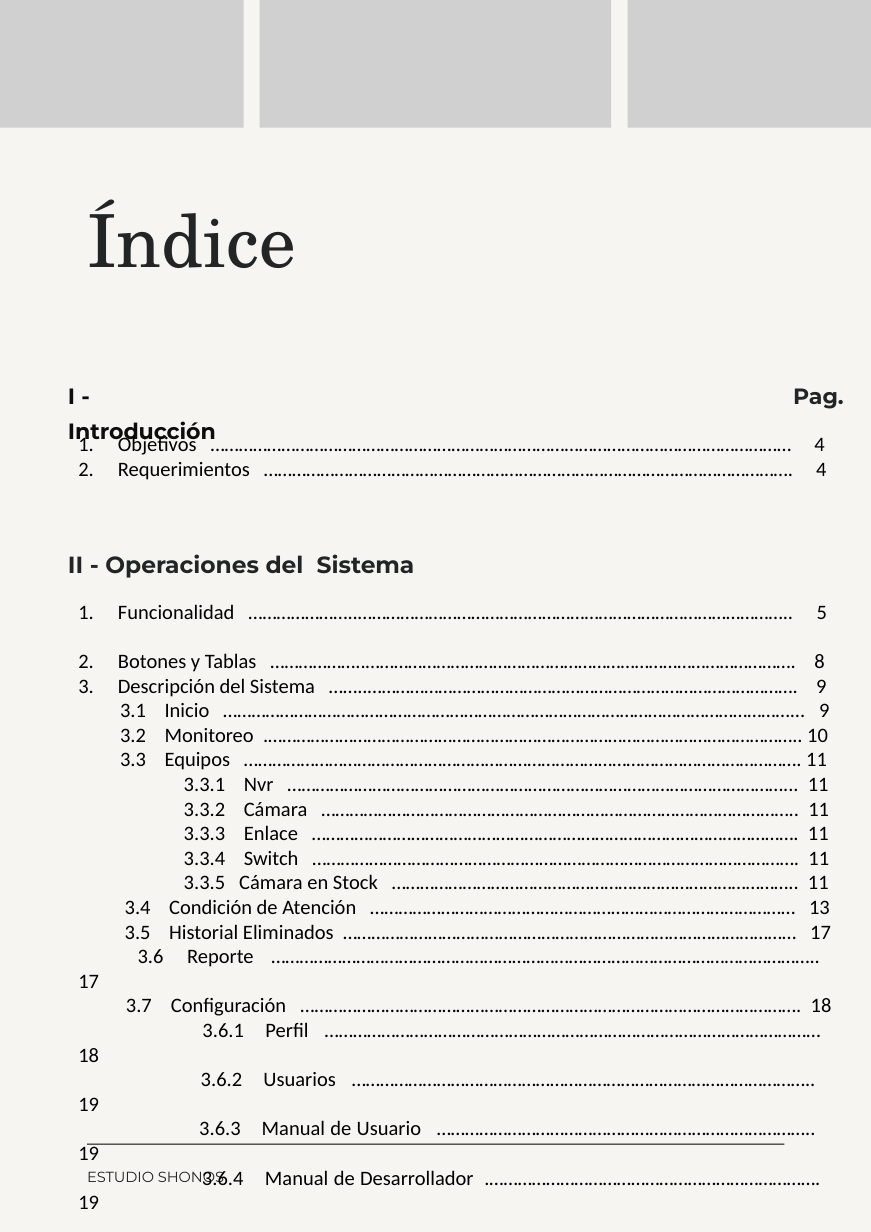
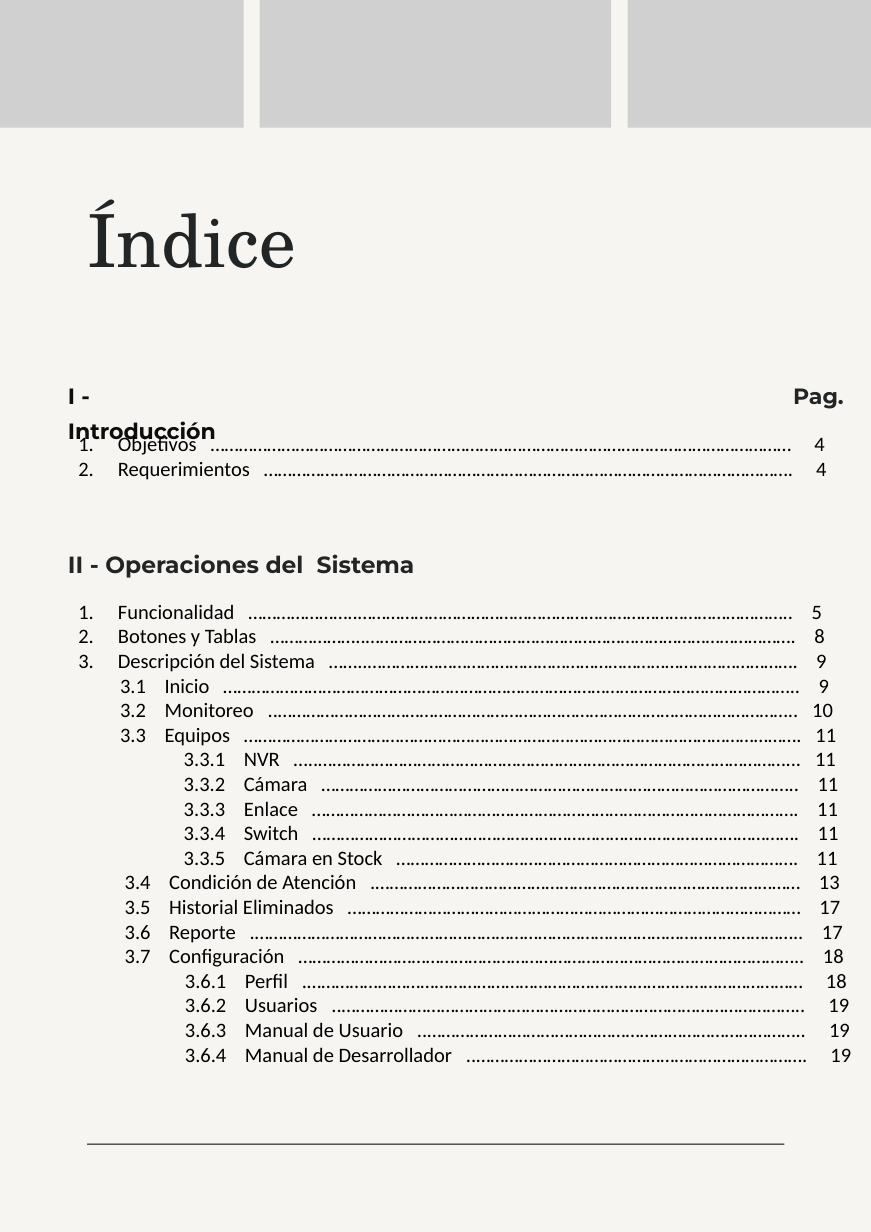
Before and after one commit to moreno-manuel/Pasantia-CVG-FMO, a slide deck: slide 3 of public/files/Manual de Usuario.pptx. Drawn at 871x1232 pixels with LibreOffice and Linux fonts; fonts in the diff are those of the drawing; grey boxes stand for pictures. Boxes give left, top, right and bottom in pixels: in the first picture for what was removed or moved away, otherwise in the second. Text is boxed around its words. In the diff, an @@ line names an element or a change of style, - is before the commit and + after.

```diff
--- a/public/files/Manual de Usuario.pptx
+++ b/public/files/Manual de Usuario.pptx
@@ text at box(120, 679, 833, 717): text changed @@
-3.1 Inicio …………………………………………………………………………………………………………... 9
-3.2 Monitoreo .………………………………………………………………………………………………….. 10
+3.1 Inicio ………………………………………………………………………………………………………….. 9
+3.2 Monitoreo ..……………………………………………………………………………………………….. 10
@@ text at box(184, 752, 836, 766): text changed @@
-3.3.1 Nvr ……………………………………………………………………………………………... 11
+3.3.1 NVR …..………………………………………………………………………………………... 11
@@ text at box(125, 850, 840, 889): text changed @@
-3.3.5 Cámara en Stock ………………………………………………………………………….. 11
-3.4 Condición de Atención ……………………………………………………………………………… 13
+3.3.5 Cámara en Stock …………………………………………………………………………. 11
+3.4 Condición de Atención .……………………………………………………………………………… 13
@@ text at box(125, 925, 851, 1062): text changed @@
-3.6 Reporte …………………………………………………………………………………………………….. 17
-3.7 Configuración ……………………………………………………………………………………………. 18
-3.6.1 Perfil …………………………………………………………………………………………… 18
-3.6.2 Usuarios …………………………………………………………………………………….. 19
-3.6.3 Manual de Usuario …………………………………………………………………….. 19
-3.6.4 Manual de Desarrollador .……………………………………………………………. 19
+3.6 Reporte .…………………………………………………………………………………………………….. 17
+3.7 Configuración …………………………………………………………………………………………….. 18
+3.6.1 Perfil .…………………………………………………………………………………………… 18
+3.6.2 Usuarios ..…………………………………………………………………………………….. 19
+3.6.3 Manual de Usuario ..…………………………………………………………………….. 19
+3.6.4 Manual de Desarrollador ..……………………………………………………………. 19
@@ text removed at box(87, 1171, 224, 1185) @@
-ESTUDIO SHONOS
```
Also in this commit, not shown: 17 other slides changed, 17 other files.
